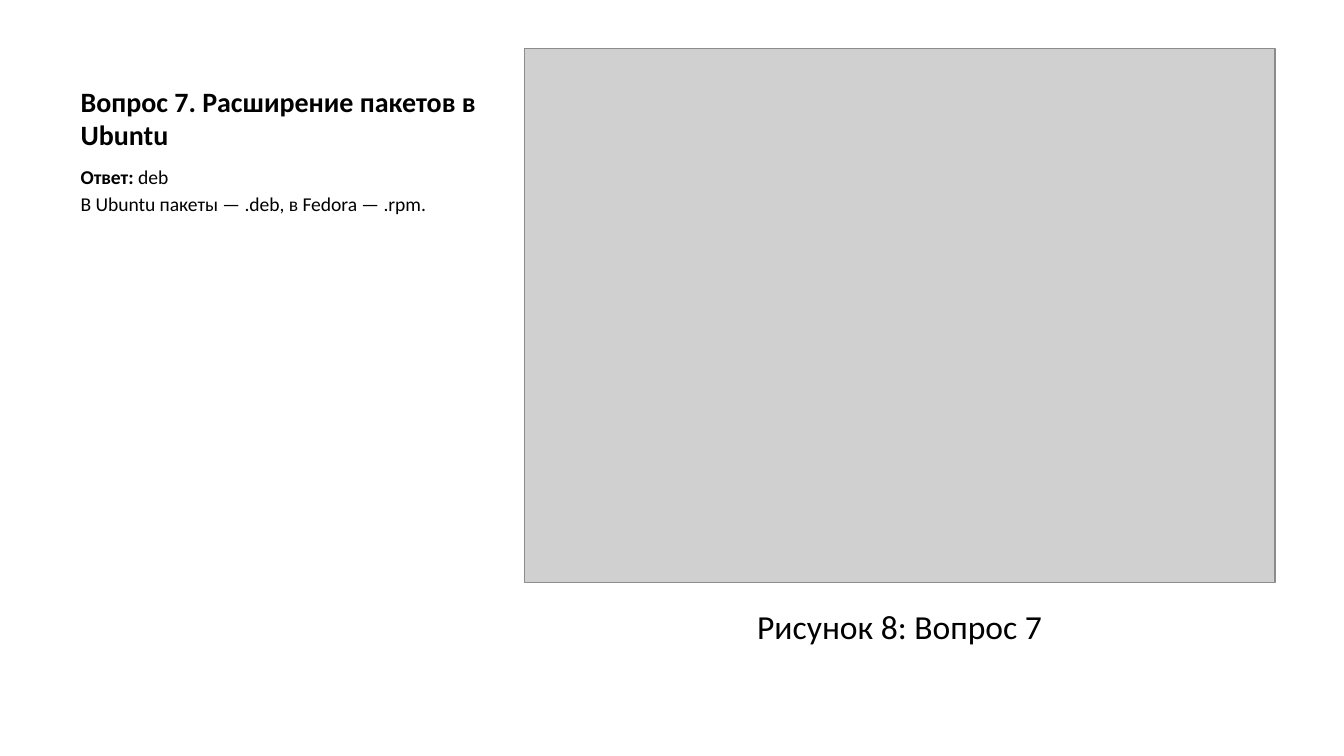
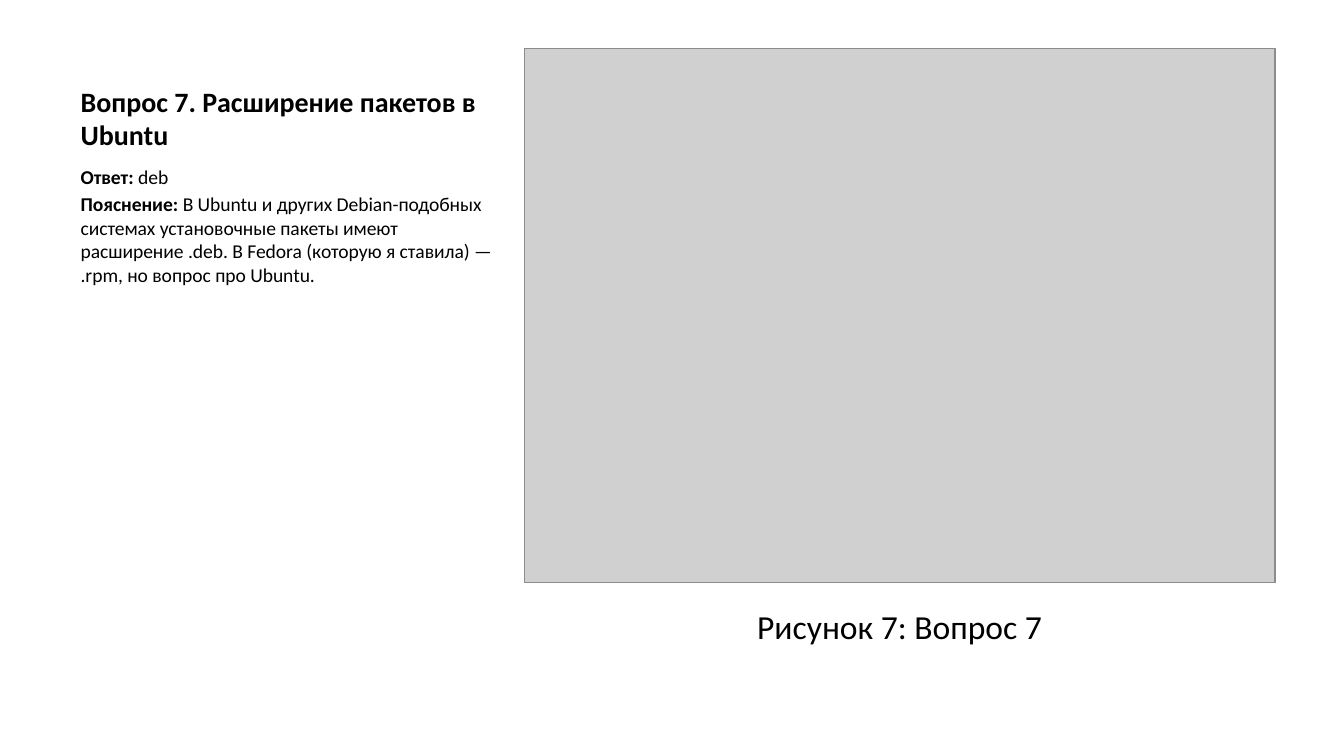
Before and after one commit to asivanova1/stepik-linux-course, a slide deck: slide 14 of stepik/razdel/01/presentation/output/presentation_stepik_1.pptx (slide 15 before the commit). Drawn at 1344x756 pixels with LibreOffice and Linux fonts; fonts in the diff are those of the drawing; grey boxes stand for pictures. Boxes give left, top, right and bottom in pixels: in the first picture for what was removed or moved away, otherwise in the second. Text is boxed around its words. In the diff, an @@ line names an element or a change of style, - is before the commit and + after.

```diff
--- a/stepik/razdel/01/presentation/output/presentation_stepik_1.pptx
+++ b/stepik/razdel/01/presentation/output/presentation_stepik_1.pptx
@@ text at (81, 197, 482, 285): text changed @@
-В Ubuntu пакеты — .deb, в Fedora — .rpm.
+Пояснение: В Ubuntu и других Debian-подобных системах установочные пакеты имеют расширение .deb. В Fedora (которую я ставила) — .rpm, но вопрос про Ubuntu.
@@ text at (757, 617, 1042, 645): text changed @@
-Рисунок 8: Вопрос 7
+Рисунок 7: Вопрос 7
```
Also in this commit, not shown: 31 other slides changed, 3 slides removed, 25 other files.
